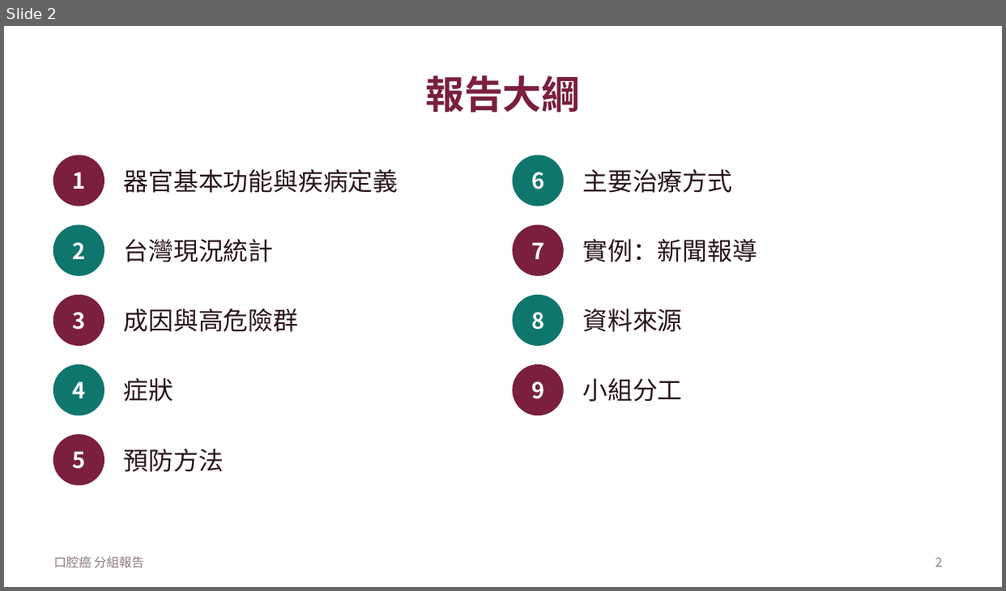
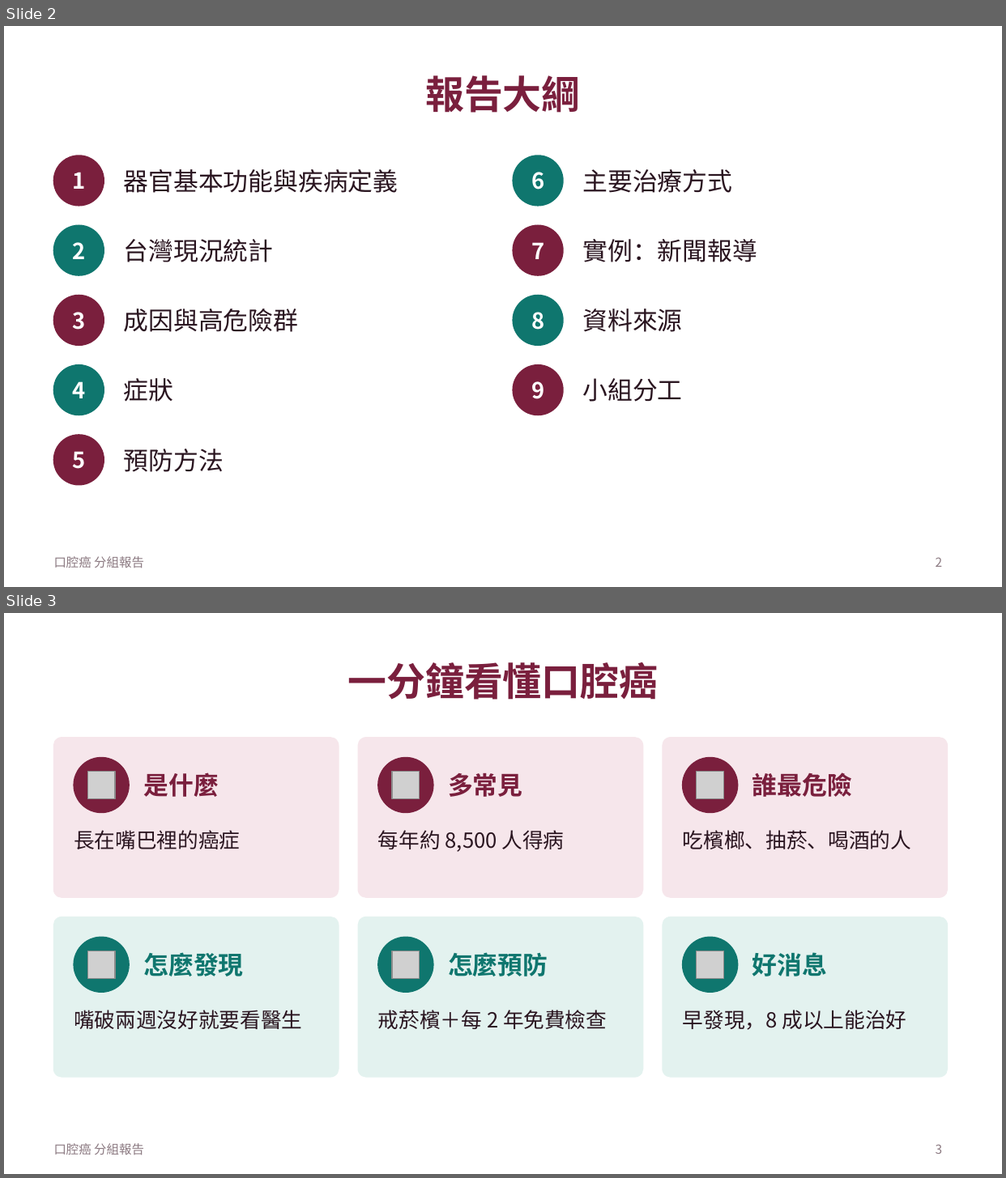
Before and after one commit to Rayyu0404/web, a slide deck: oral-cancer-report/口腔癌報告.pptx. Shown one above the other, each under a label of ours: slide 2 before the commit, slides 2 and 3 after it. The pictures are 1006x591 and 1006x1178 pixels, drawn with LibreOffice and Linux fonts; fonts in the diff are those of the drawing; grey boxes stand for pictures. Boxes give left, top, right and bottom in pixels: in the first picture for what was removed or moved away, otherwise in the second. Text is boxed around its words. In the diff, an @@ line names an element or a change of style, - is before the commit and + after.

```diff
--- a/oral-cancer-report/口腔癌報告.pptx
+++ b/oral-cancer-report/口腔癌報告.pptx
@@ slide 3 added at (x1=4, y1=613, x2=1002, y2=1174), background #FFFFFF; not listed: 1 template element that a slide beside it also shows @@
@@ title added at (x1=348, y1=662, x2=658, y2=700), 28 pt, text #7A1F3D, bold @@
+一分鐘看懂口腔癌
@@ rounded rectangle added at (x1=54, y1=738, x2=339, y2=897), fill #F6E6EB, outline #F6E6EB 1 pt @@
@@ ellipse added at (x1=74, y1=758, x2=129, y2=812), fill #7A1F3D, outline #7A1F3D 1 pt @@
@@ rounded rectangle added at (x1=358, y1=738, x2=642, y2=897), fill #F6E6EB, outline #F6E6EB 1 pt @@
@@ ellipse added at (x1=378, y1=758, x2=433, y2=812), fill #7A1F3D, outline #7A1F3D 1 pt @@
@@ rounded rectangle added at (x1=663, y1=738, x2=947, y2=897), fill #F6E6EB, outline #F6E6EB 1 pt @@
@@ ellipse added at (x1=683, y1=758, x2=738, y2=812), fill #7A1F3D, outline #7A1F3D 1 pt @@
@@ picture added at (x1=87, y1=772, x2=116, y2=799) @@
@@ text added at (x1=143, y1=773, x2=218, y2=797), 18 pt, text #7A1F3D, bold @@
+是什麼
@@ picture added at (x1=392, y1=772, x2=420, y2=799) @@
@@ text added at (x1=448, y1=773, x2=522, y2=797), 18 pt, text #7A1F3D, bold @@
+多常見
@@ picture added at (x1=697, y1=772, x2=725, y2=799) @@
@@ text added at (x1=752, y1=773, x2=852, y2=797), 18 pt, text #7A1F3D, bold @@
+誰最危險
@@ text added at (x1=74, y1=830, x2=240, y2=850), 15 pt, text #2A1520 @@
+長在嘴巴裡的癌症
@@ text added at (x1=378, y1=830, x2=565, y2=852), 15 pt, text #2A1520 @@
+每年約 8,500 人得病
@@ text added at (x1=683, y1=830, x2=911, y2=850), 15 pt, text #2A1520 @@
+吃檳榔、抽菸、喝酒的人
@@ rounded rectangle added at (x1=54, y1=918, x2=339, y2=1077), fill #E3F2EF, outline #E3F2EF 1 pt @@
@@ rounded rectangle added at (x1=358, y1=918, x2=642, y2=1077), fill #E3F2EF, outline #E3F2EF 1 pt @@
@@ rounded rectangle added at (x1=663, y1=918, x2=947, y2=1077), fill #E3F2EF, outline #E3F2EF 1 pt @@
@@ ellipse added at (x1=74, y1=937, x2=129, y2=992), fill #0F766E, outline #0F766E 1 pt @@
@@ picture added at (x1=87, y1=952, x2=116, y2=979) @@
@@ text added at (x1=143, y1=952, x2=243, y2=977), 18 pt, text #0F766E, bold @@
+怎麼發現
@@ ellipse added at (x1=378, y1=937, x2=433, y2=992), fill #0F766E, outline #0F766E 1 pt @@
@@ picture added at (x1=392, y1=952, x2=420, y2=979) @@
@@ text added at (x1=448, y1=952, x2=548, y2=977), 18 pt, text #0F766E, bold @@
+怎麼預防
@@ ellipse added at (x1=683, y1=937, x2=738, y2=992), fill #0F766E, outline #0F766E 1 pt @@
@@ picture added at (x1=697, y1=952, x2=725, y2=979) @@
@@ text added at (x1=752, y1=952, x2=827, y2=977), 18 pt, text #0F766E, bold @@
+好消息
@@ text added at (x1=74, y1=1010, x2=302, y2=1029), 15 pt, text #2A1520 @@
+嘴破兩週沒好就要看醫生
@@ text added at (x1=378, y1=1010, x2=607, y2=1029), 15 pt, text #2A1520 @@
+戒菸檳＋每 2 年免費檢查
@@ text added at (x1=683, y1=1010, x2=906, y2=1030), 15 pt, text #2A1520 @@
+早發現，8 成以上能治好
@@ page number added at (x1=936, y1=1144, x2=943, y2=1154), 9 pt, text #8C7A82 @@
+3
```
Also in this commit, not shown: 13 slides changed, 1 other file.
